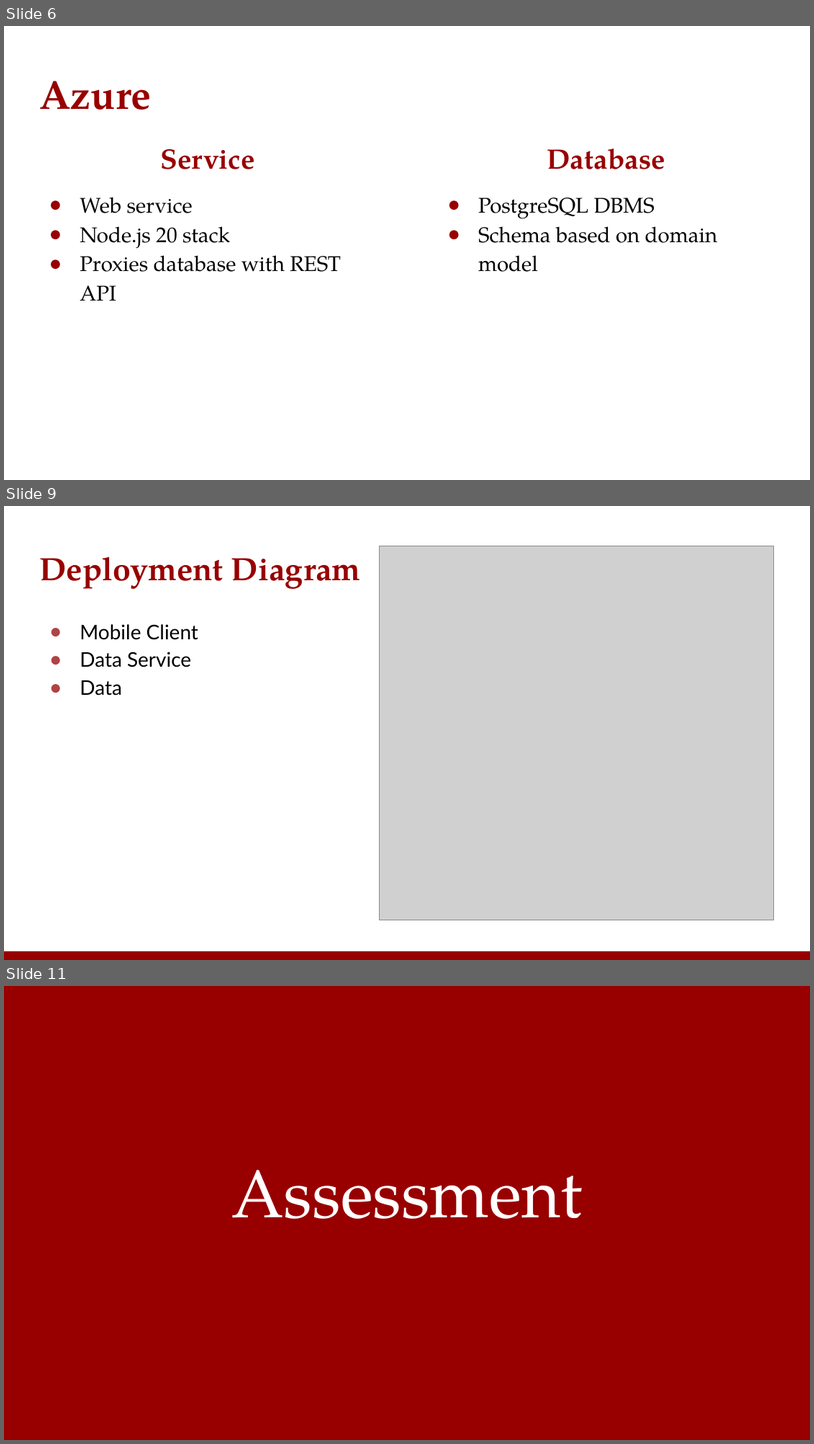
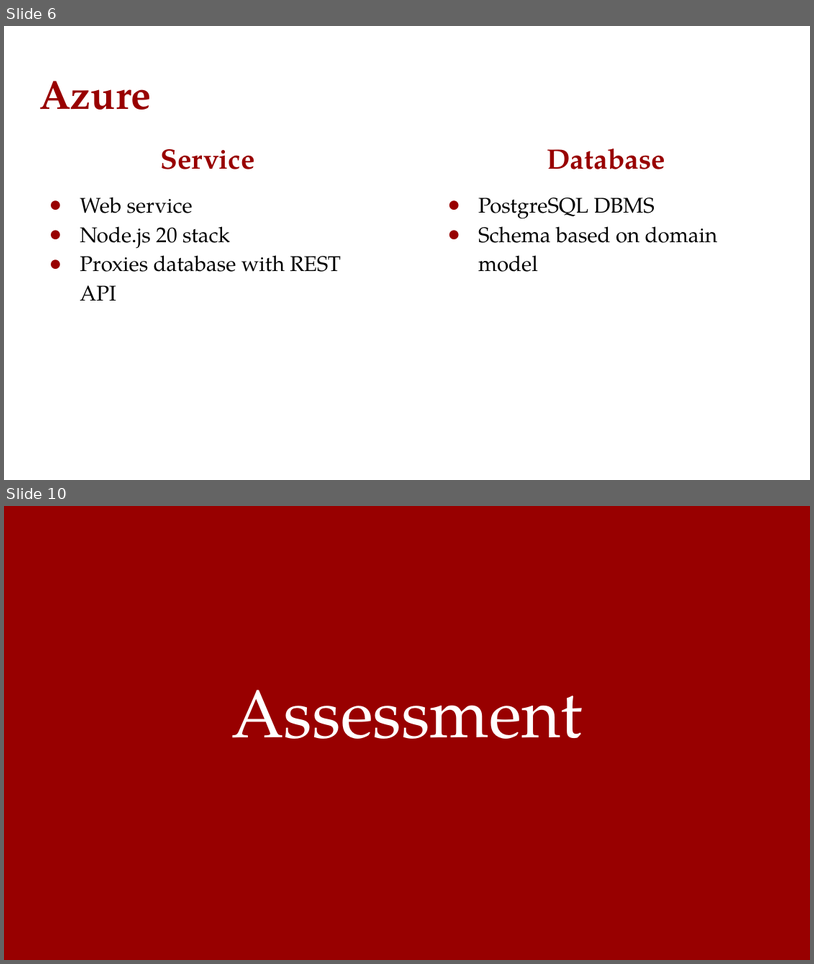
Before and after one commit to KnightBites/KnightBites-Project, a slide deck: KnightBites Presentation.pptx. Shown one above the other, each under a label of ours: slides 6, 9 and 11 before the commit, slides 6 and 10 after it; the slides between them are not shown. The pictures are 814x1444 and 814x964 pixels, drawn with LibreOffice and Linux fonts; fonts in the diff are those of the drawing; grey boxes stand for pictures. Boxes give left, top, right and bottom in pixels: in the first picture for what was removed or moved away, otherwise in the second. Text is boxed around its words. In the diff, an @@ line names an element or a change of style, - is before the commit and + after.

```diff
--- a/KnightBites Presentation.pptx
+++ b/KnightBites Presentation.pptx
@@ slide 9 removed at (4,506,810,960), background #FFFFFF @@
@@ picture removed at (379,546,774,920) @@
@@ title removed at (39,556,361,589) @@
-Deployment Diagram
@@ text removed at (80,624,198,695) @@
-● Mobile Client
-● Data Service
-● Data
@@ rectangle removed at (4,951,810,960) @@
@@ what was slide 11 is now slide 10 @@
```
Also in this commit, not shown: 6 slides changed, 3 slides added, 3 other slides removed.
